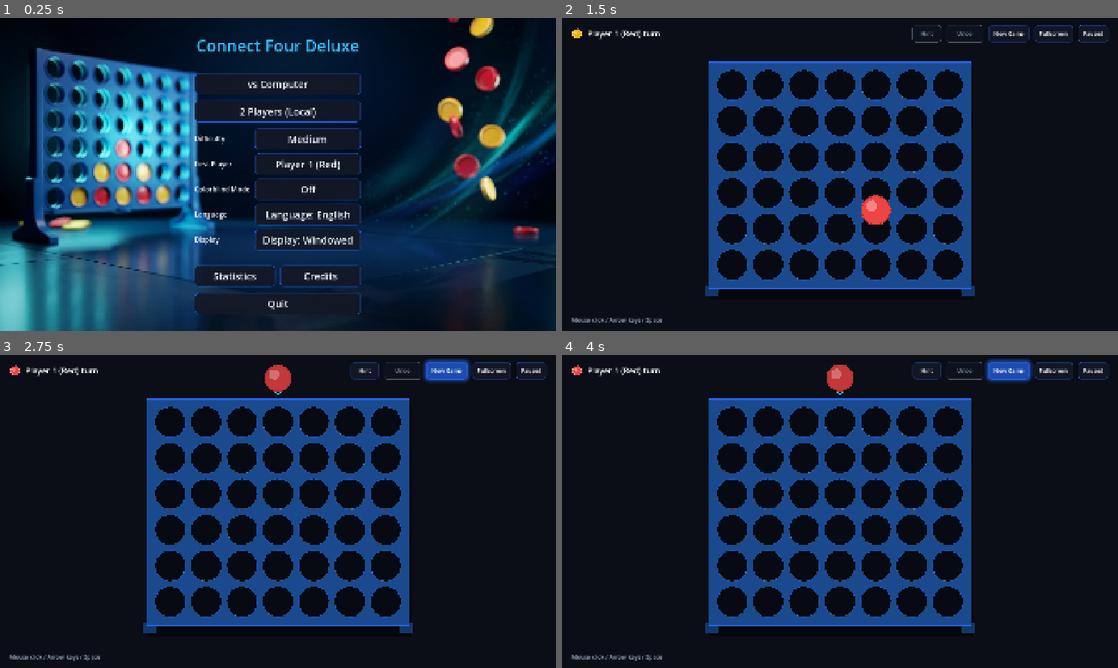
Above: before the commit, frames 1-4 (two rows, left to right).
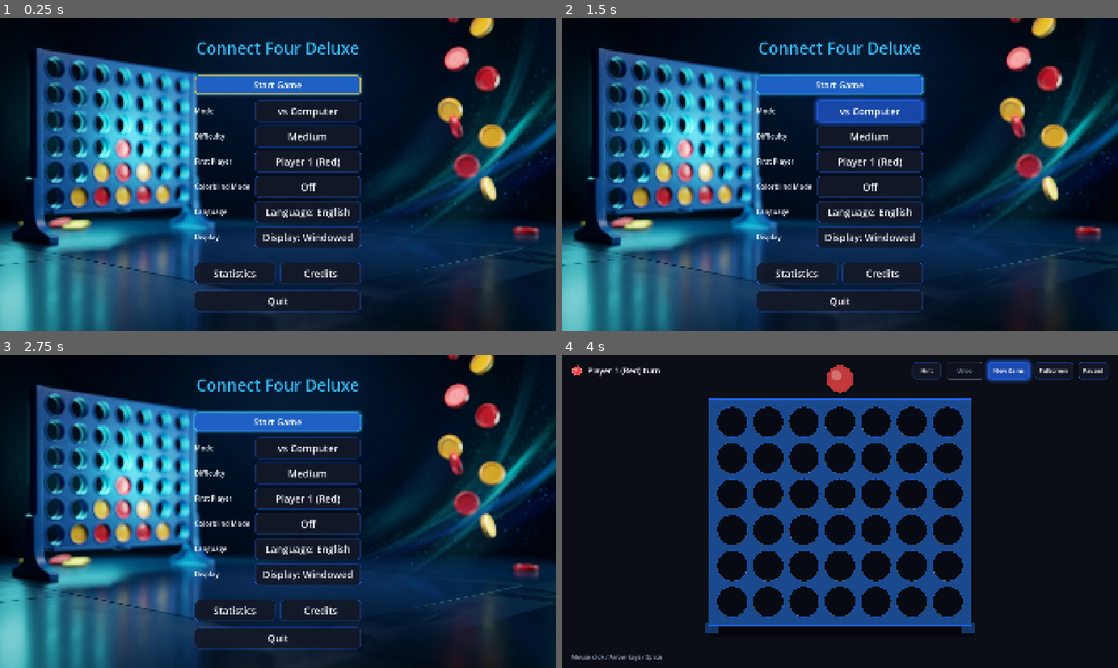
Above: after the commit, the same moments.

Repository: ChobitsChii/games
Game: Godot game, scene res://scenes/main_menu.tscn
Two runs of this game, one before a commit and one after it. Both use one fixed random seed, a clock stepped at 60 frames per second and the inputs below.
Inputs (mouse positions are in pixels of both pictures, inside the frame that each line leads up to):
- Up to frame 1 (0.25 s): no input
- Up to frame 2 (1.5 s): click "vs Computer" at 0.5 s; click (867, 111) at 1.25 s, where only the run after the commit has a clickable "2 Players (Local)"
- Up to frame 3 (2.75 s): click (444, 370) at 2 s, where only the run before the commit has a clickable "New Game"
- Up to frame 4 (4 s): click (840, 420) at 2.75 s, where only the run after the commit has a clickable "Start Game"; click "New Game" at 3.5 s

The runs differ from the first frame. In frame 1, 8.1% of the frame differs, in the area x 35-66%, y 6-95%; in frame 2, 63%, in the area x 0-100%, y 0-100%; in frame 3, 63%; in frame 4, less than 0.1%.

Commit message:
feat(vier_gewinnt): add prominent play button and mode selector in main menu

Diff:
--- a/vier_gewinnt/i18n/vier_gewinnt.csv
+++ b/vier_gewinnt/i18n/vier_gewinnt.csv
@@ -1,11 +1,14 @@
 keys,de,en
 MENU_TITLE,Vier gewinnt Deluxe,Connect Four Deluxe
+MENU_START_GAME,Spiel starten,Start Game
+MENU_MODE,Modus,Mode
 MENU_PLAY_AI,Gegen Computer,vs Computer
 MENU_PLAY_HOTSEAT,2 Spieler (Lokal),2 Players (Local)
 MENU_DIFFICULTY,Schwierigkeit,Difficulty
 MENU_DIFF_EASY,Leicht,Easy
 MENU_DIFF_MEDIUM,Mittel,Medium
 MENU_DIFF_HARD,Schwer,Hard
+MENU_DIFF_NA,- (Entfällt),- (N/A)
 MENU_STARTER,Startspieler,First Player
 MENU_STARTER_PLAYER1,Spieler 1 (Rot),Player 1 (Red)
 MENU_STARTER_PLAYER2,Spieler 2 / KI (Gelb),Player 2 / AI (Yellow)
--- a/vier_gewinnt/scenes/main_menu.tscn
+++ b/vier_gewinnt/scenes/main_menu.tscn
@@ -47,15 +47,12 @@
 custom_minimum_size = Vector2(0, 16)
 layout_mode = 2
 
-[node name="BtnPlayAI" type="Button" parent="CenterContainer/VBoxContainer"]
-unique_name_in_owner = true
-layout_mode = 2
-text = "MENU_PLAY_AI"
-
-[node name="BtnPlayHotseat" type="Button" parent="CenterContainer/VBoxContainer"]
-unique_name_in_owner = true
-layout_mode = 2
-text = "MENU_PLAY_HOTSEAT"
+[node name="BtnPlay" type="Button" parent="CenterContainer/VBoxContainer"]
+unique_name_in_owner = true
+custom_minimum_size = Vector2(0, 58)
+layout_mode = 2
+theme_override_font_sizes/font_size = 30
+text = "MENU_START_GAME"
 
 [node name="SettingsGrid" type="GridContainer" parent="CenterContainer/VBoxContainer"]
 layout_mode = 2
@@ -63,7 +60,20 @@
 theme_override_constants/v_separation = 12
 columns = 2
 
+[node name="LabelMode" type="Label" parent="CenterContainer/VBoxContainer/SettingsGrid"]
+layout_mode = 2
+size_flags_horizontal = 3
+theme_override_font_sizes/font_size = 24
+text = "MENU_MODE"
+
+[node name="BtnMode" type="Button" parent="CenterContainer/VBoxContainer/SettingsGrid"]
+unique_name_in_owner = true
+layout_mode = 2
+size_flags_horizontal = 3
+text = "MENU_PLAY_AI"
+
 [node name="LabelDiff" type="Label" parent="CenterContainer/VBoxContainer/SettingsGrid"]
+unique_name_in_owner = true
 layout_mode = 2
 size_flags_horizontal = 3
 theme_override_font_sizes/font_size = 24
--- a/vier_gewinnt/scripts/ui/main_menu.gd
+++ b/vier_gewinnt/scripts/ui/main_menu.gd
@@ -2,8 +2,9 @@
 extends Control
 ## Hauptmenü von Connect Four Deluxe: Spielstart, KI-Wahl, Einstellungen, Statistik, Credits.
 
-@onready var btn_play_ai: Button = %BtnPlayAI
-@onready var btn_play_hotseat: Button = %BtnPlayHotseat
+@onready var btn_play: Button = %BtnPlay
+@onready var btn_mode: Button = %BtnMode
+@onready var label_diff: Label = %LabelDiff
 @onready var btn_difficulty: Button = %BtnDifficulty
 @onready var btn_starter: Button = %BtnStarter
 @onready var btn_colorblind: Button = %BtnColorblind
@@ -25,6 +26,7 @@
 @onready var credits_content: Label = %CreditsContent
 @onready var btn_close_credits: Button = %BtnCloseCredits
 
+var _mode := GameController.GameMode.AI
 var _difficulty := ConnectFourAI.Difficulty.MEDIUM
 var _starter := GameController.Starter.PLAYER_1
 var _colorblind := false
@@ -40,6 +42,7 @@
 		"text_dim": GameConfig.PALETTE["text_dim"],
 	})
 
+	_setup_play_button_style()
 	_load_saved_settings()
 	_update_button_texts()
 
@@ -49,13 +52,13 @@
 
 	var ds := _get_display_service()
 	if ds != null and ds.has_signal("mode_changed"):
-		ds.mode_changed.connect(func(_mode: int) -> void: _update_button_texts())
+		ds.mode_changed.connect(func(_mode_val: int) -> void: _update_button_texts())
 
 	stats_modal.visible = false
 	credits_modal.visible = false
 
-	btn_play_ai.pressed.connect(_on_play_ai)
-	btn_play_hotseat.pressed.connect(_on_play_hotseat)
+	btn_play.pressed.connect(_on_play)
+	btn_mode.pressed.connect(_on_toggle_mode)
 	btn_difficulty.pressed.connect(_on_toggle_difficulty)
 	btn_starter.pressed.connect(_on_toggle_starter)
 	btn_colorblind.pressed.connect(_on_toggle_colorblind)
@@ -73,10 +76,65 @@
 	if OS.has_feature("web"):
 		btn_quit.visible = false
 
+	btn_play.call_deferred("grab_focus")
+
+
+func _setup_play_button_style() -> void:
+	var normal_box := StyleBoxFlat.new()
+	normal_box.bg_color = Color(0.12, 0.38, 0.78, 0.95)
+	normal_box.border_color = GameConfig.PALETTE["accent"]
+	normal_box.set_border_width_all(2)
+	normal_box.set_corner_radius_all(14)
+	normal_box.shadow_color = Color(GameConfig.PALETTE["accent"], 0.4)
+	normal_box.shadow_size = 10
+	normal_box.content_margin_top = 12
+	normal_box.content_margin_bottom = 12
+	normal_box.content_margin_left = 28
+	normal_box.content_margin_right = 28
+	btn_play.add_theme_stylebox_override("normal", normal_box)
+
+	var hover_box := StyleBoxFlat.new()
+	hover_box.bg_color = Color(0.16, 0.48, 0.92, 1.0)
+	hover_box.border_color = GameConfig.PALETTE["win_gold"]
+	hover_box.set_border_width_all(3)
+	hover_box.set_corner_radius_all(14)
+	hover_box.shadow_color = Color(GameConfig.PALETTE["win_gold"], 0.5)
+	hover_box.shadow_size = 16
+	hover_box.content_margin_top = 12
+	hover_box.content_margin_bottom = 12
+	hover_box.content_margin_left = 28
+	hover_box.content_margin_right = 28
+	btn_play.add_theme_stylebox_override("hover", hover_box)
+
+	var pressed_box := StyleBoxFlat.new()
+	pressed_box.bg_color = Color(0.10, 0.32, 0.68, 1.0)
+	pressed_box.border_color = GameConfig.PALETTE["win_gold"]
+	pressed_box.set_border_width_all(2)
+	pressed_box.set_corner_radius_all(14)
+	pressed_box.shadow_color = Color(0, 0, 0, 0.5)
+	pressed_box.shadow_size = 6
+	pressed_box.content_margin_top = 12
+	pressed_box.content_margin_bottom = 12
+	pressed_box.content_margin_left = 28
+	pressed_box.content_margin_right = 28
+	btn_play.add_theme_stylebox_override("pressed", pressed_box)
+
+	var focus_box := StyleBoxFlat.new()
+	focus_box.draw_center = false
+	focus_box.border_color = GameConfig.PALETTE["win_gold"]
+	focus_box.set_border_width_all(3)
+	focus_box.set_corner_radius_all(14)
+	focus_box.content_margin_top = 12
+	focus_box.content_margin_bottom = 12
+	focus_box.content_margin_left = 28
+	focus_box.content_margin_right = 28
+	btn_play.add_theme_stylebox_override("focus", focus_box)
+
 
 func _load_saved_settings() -> void:
 	var save_service := _get_save_service()
 	if save_service != null:
+		_mode = save_service.get_value("connect_four", "mode", GameController.GameMode.AI)
 		_difficulty = save_service.get_value("connect_four", "difficulty", ConnectFourAI.Difficulty.MEDIUM)
 		_starter = save_service.get_value("connect_four", "starter", GameController.Starter.PLAYER_1)
 		_colorblind = save_service.get_value("connect_four", "colorblind", false)
@@ -85,6 +143,7 @@
 func _save_settings() -> void:
 	var save_service := _get_save_service()
 	if save_service != null:
+		save_service.set_value("connect_four", "mode", _mode)
 		save_service.set_value("connect_four", "difficulty", _difficulty)
 		save_service.set_value("connect_four", "starter", _starter)
 		save_service.set_value("connect_four", "colorblind", _colorblind)
@@ -92,23 +151,37 @@
 
 
 func _update_button_texts() -> void:
-	match _difficulty:
-		ConnectFourAI.Difficulty.EASY:
-			btn_difficulty.text = "MENU_DIFF_EASY"
-		ConnectFourAI.Difficulty.MEDIUM:
-			btn_difficulty.text = "MENU_DIFF_MEDIUM"
-		ConnectFourAI.Difficulty.HARD:
-			btn_difficulty.text = "MENU_DIFF_HARD"
+	btn_play.text = tr("MENU_START_GAME")
+
+	match _mode:
+		GameController.GameMode.AI:
+			btn_mode.text = tr("MENU_PLAY_AI")
+			btn_difficulty.disabled = false
+			label_diff.modulate = Color(1, 1, 1, 1)
+			btn_difficulty.modulate = Color(1, 1, 1, 1)
+			match _difficulty:
+				ConnectFourAI.Difficulty.EASY:
+					btn_difficulty.text = tr("MENU_DIFF_EASY")
+				ConnectFourAI.Difficulty.MEDIUM:
+					btn_difficulty.text = tr("MENU_DIFF_MEDIUM")
+				ConnectFourAI.Difficulty.HARD:
+					btn_difficulty.text = tr("MENU_DIFF_HARD")
+		GameController.GameMode.HOTSEAT:
+			btn_mode.text = tr("MENU_PLAY_HOTSEAT")
+			btn_difficulty.disabled = true
+			label_diff.modulate = Color(1, 1, 1, 0.45)
+			btn_difficulty.modulate = Color(1, 1, 1, 0.5)
+			btn_difficulty.text = tr("MENU_DIFF_NA")
 
 	match _starter:
 		GameController.Starter.PLAYER_1:
-			btn_starter.text = "MENU_STARTER_PLAYER1"
+			btn_starter.text = tr("MENU_STARTER_PLAYER1")
 		GameController.Starter.PLAYER_2_OR_AI:
-			btn_starter.text = "MENU_STARTER_PLAYER2"
+			btn_starter.text = tr("MENU_STARTER_PLAYER2")
 		GameController.Starter.RANDOM:
-			btn_starter.text = "MENU_STARTER_RANDOM"
-
-	btn_colorblind.text = "MENU_COLORBLIND_ON" if _colorblind else "MENU_COLORBLIND_OFF"
+			btn_starter.text = tr("MENU_STARTER_RANDOM")
+
+	btn_colorblind.text = tr("MENU_COLORBLIND_ON") if _colorblind else tr("MENU_COLORBLIND_OFF")
 
 	var ls := _get_locale_service()
 	var lang_name: String = ls.get_language_name() if (ls != null and ls.has_method("get_language_name")) else "Deutsch"
@@ -119,20 +192,21 @@
 	btn_display.text = "%s: %s" % [tr("COMMON_DISPLAY_MODE"), tr(mode_key)]
 
 
-func _on_play_ai() -> void:
+func _on_play() -> void:
 	_save_settings()
 	var ss := _get_save_service()
 	if ss != null:
-		ss.set_value("session", "mode", GameController.GameMode.AI)
+		ss.set_value("session", "mode", _mode)
 	get_tree().change_scene_to_file("res://scenes/game.tscn")
 
 
-func _on_play_hotseat() -> void:
-	_save_settings()
-	var ss := _get_save_service()
-	if ss != null:
-		ss.set_value("session", "mode", GameController.GameMode.HOTSEAT)
-	get_tree().change_scene_to_file("res://scenes/game.tscn")
+func _on_toggle_mode() -> void:
+	if _mode == GameController.GameMode.AI:
+		_mode = GameController.GameMode.HOTSEAT
+	else:
+		_mode = GameController.GameMode.AI
+	_update_button_texts()
+	_save_settings()
 
 
 func _on_toggle_difficulty() -> void:
--- a/vier_gewinnt/tests/run_tests.gd
+++ b/vier_gewinnt/tests/run_tests.gd
@@ -10,6 +10,10 @@
 	paths.sort()
 	for path in paths:
 		var script: GDScript = load(path)
+		if script == null:
+			print("  FAIL  %s::load_failed" % path.get_file())
+			failed += 1
+			continue
 		var instance: TestCase = script.new()
 		for info in script.get_script_method_list():
 			var test_name: String = info["name"]
--- a/vier_gewinnt/tests/test_board.gd
+++ b/vier_gewinnt/tests/test_board.gd
@@ -326,3 +326,37 @@
 	assert_false(board_view.is_keyboard_focused, "reset_view deaktiviert Tastatur-Fokus")
 
 	board_view.free()
+
+
+func test_main_menu_mode_toggle_and_difficulty_state() -> void:
+	var menu: MainMenu = load("res://scenes/main_menu.tscn").instantiate()
+	var tree := Engine.get_main_loop() as SceneTree
+	if tree != null and tree.root != null:
+		tree.root.add_child(menu)
+		menu._ready()
+
+	assert_true(menu.btn_play != null, "BtnPlay existiert")
+	assert_true(menu.btn_mode != null, "BtnMode existiert")
+	assert_true(menu.btn_difficulty != null, "BtnDifficulty existiert")
+
+	# Standardmäßig Modus AI: Difficulty aktiv
+	menu._mode = GameController.GameMode.AI
+	menu._update_button_texts()
+	assert_false(menu.btn_difficulty.disabled, "Difficulty bei AI aktiv")
+	assert_eq(menu.btn_mode.text, tr("MENU_PLAY_AI"), "Modus-Button zeigt Gegen Computer")
+
+	# Umschalten auf 2 Spieler (Hotseat)
+	menu._on_toggle_mode()
+	assert_eq(menu._mode, GameController.GameMode.HOTSEAT, "Modus ist nun Hotseat")
+	assert_true(menu.btn_difficulty.disabled, "Difficulty bei Hotseat deaktiviert")
+	assert_eq(menu.btn_mode.text, tr("MENU_PLAY_HOTSEAT"), "Modus-Button zeigt 2 Spieler (Lokal)")
+	assert_eq(menu.btn_difficulty.text, tr("MENU_DIFF_NA"), "Difficulty-Text zeigt entfällt")
+
+	# Zurückschalten auf AI
+	menu._on_toggle_mode()
+	assert_eq(menu._mode, GameController.GameMode.AI, "Modus wieder AI")
+	assert_false(menu.btn_difficulty.disabled, "Difficulty wieder aktiv")
+
+	if tree != null and tree.root != null:
+		tree.root.remove_child(menu)
+	menu.free()
Binary file changed: vier_gewinnt/i18n/vier_gewinnt.de.translation
Binary file changed: vier_gewinnt/i18n/vier_gewinnt.en.translation
